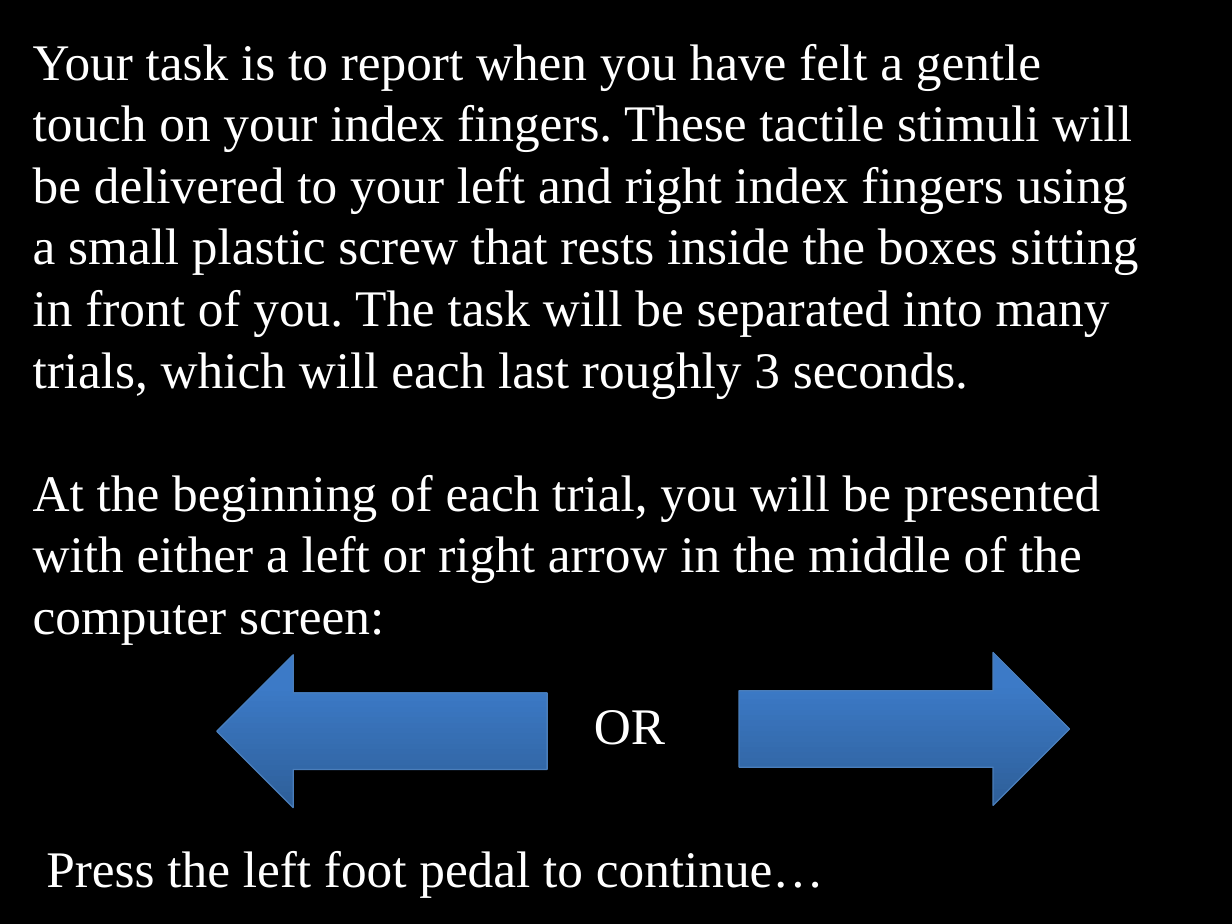
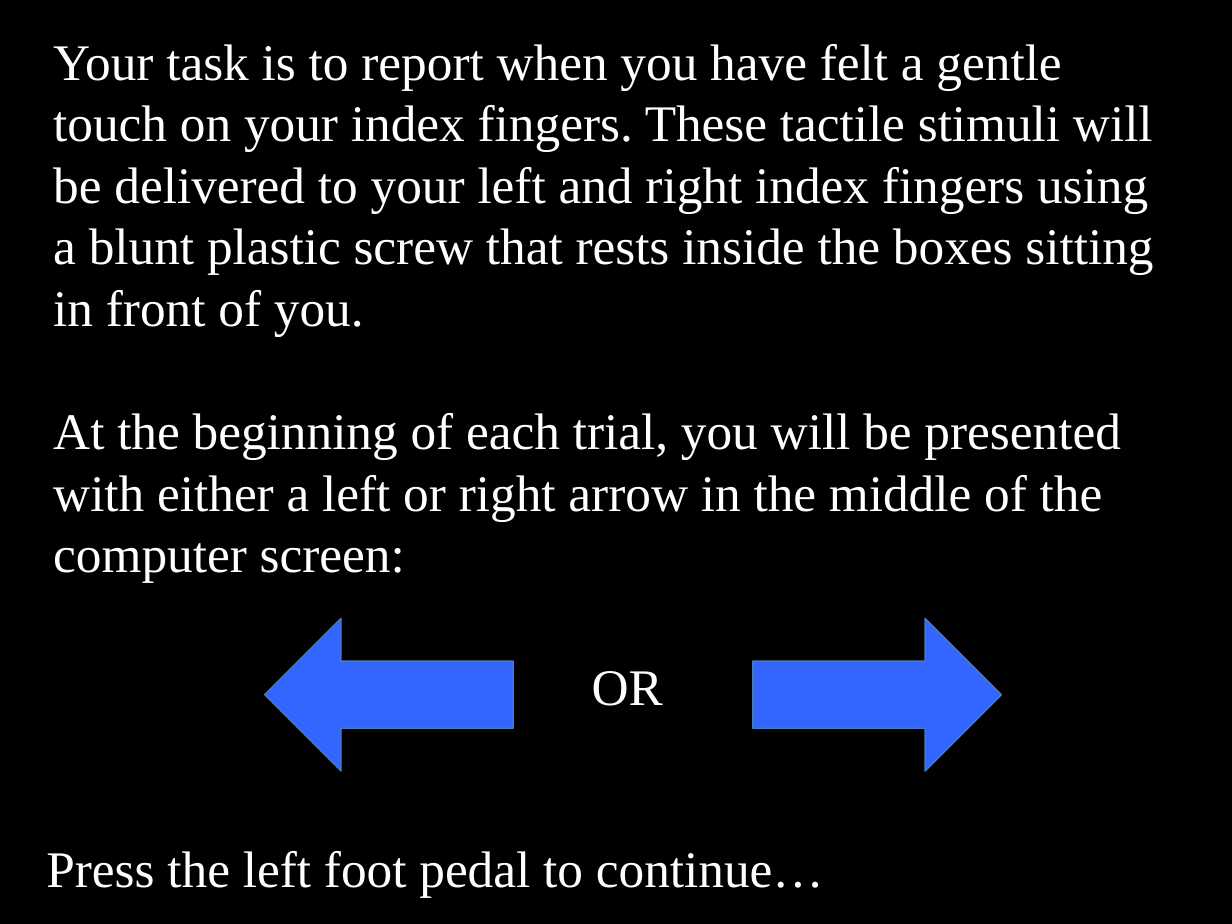
Before and after one commit to EmbodiedResearchLab/Vitality-Tactile-Detection, a slide deck: slide 1 of Stimuli/new/General instructions.pptx. Drawn at 1232x924 pixels with LibreOffice and Linux fonts; fonts in the diff are those of the drawing. Boxes give left, top, right and bottom in pixels: in the first picture for what was removed or moved away, otherwise in the second. Text is boxed around its words. In the diff, an @@ line names an element or a change of style, - is before the commit and + after.

Commit message:
Added new stimuli

```diff
--- a/Stimuli/new/General instructions.pptx
+++ b/Stimuli/new/General instructions.pptx
@@ text "Your task is to report ...": place and size @@
-text "Your task is to report ..." at [33, 44, 1138, 645]
+text "Your task is to report ..." at [53, 44, 1153, 583]
@@ text at [53, 44, 1153, 337]: text changed @@
-Your task is to report when you have felt a gentle touch on your index fingers. These tactile stimuli will be delivered to your left and right index fingers using a small plastic screw that rests inside the boxes sitting in front of you. The task will be separated into many trials, which will each last roughly 3 seconds.
+Your task is to report when you have felt a gentle touch on your index fingers. These tactile stimuli will be delivered to your left and right index fingers using a blunt plastic screw that rests inside the boxes sitting in front of you.
@@ left arrow: place and size @@
-left arrow at [217, 654, 547, 807]
+left arrow at [265, 618, 514, 771]
@@ left arrow at [265, 618, 514, 771]: fill gradient #2F5F99 to #3D7CC7 to #3A7CCB to #3366FF; proportions changed @@
@@ left arrow at [753, 618, 1002, 771]: fill gradient #2F5F99 to #3D7CC7 to #3A7CCB to #3366FF; proportions changed @@
@@ left arrow: place and size @@
-left arrow at [739, 653, 1069, 806]
+left arrow at [753, 618, 1002, 771]
@@ text "OR": place and size @@
-text "OR" at [594, 710, 665, 745]
+text "OR" at [592, 671, 663, 706]
```
Also in this commit, not shown: 13 other slides changed, 4 slides added, 30 other files.
